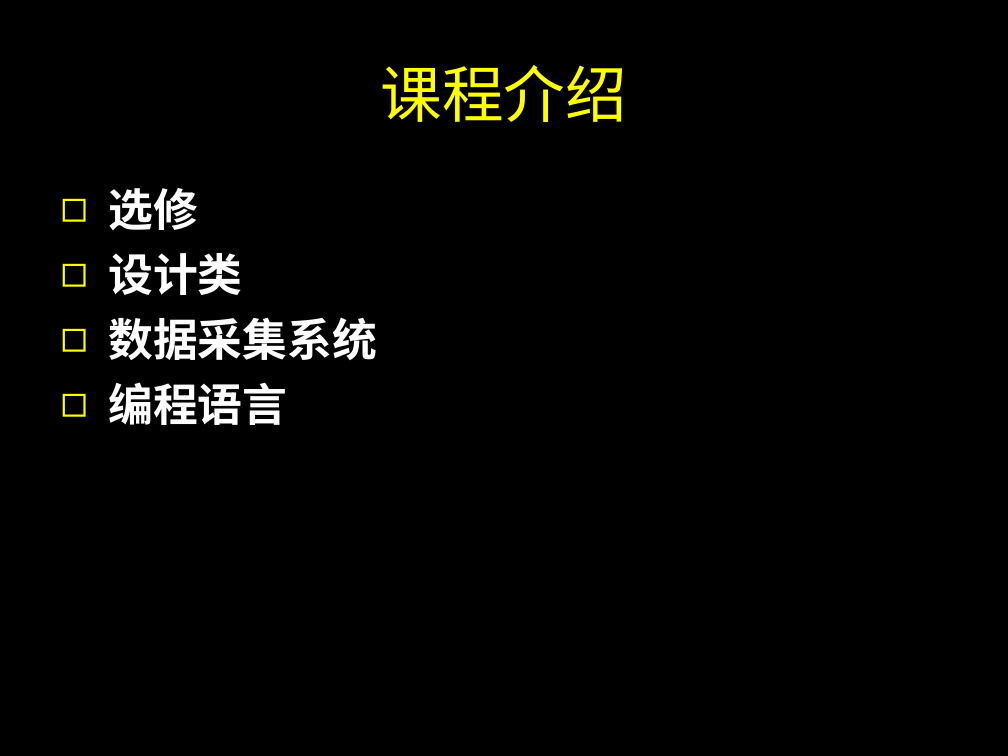
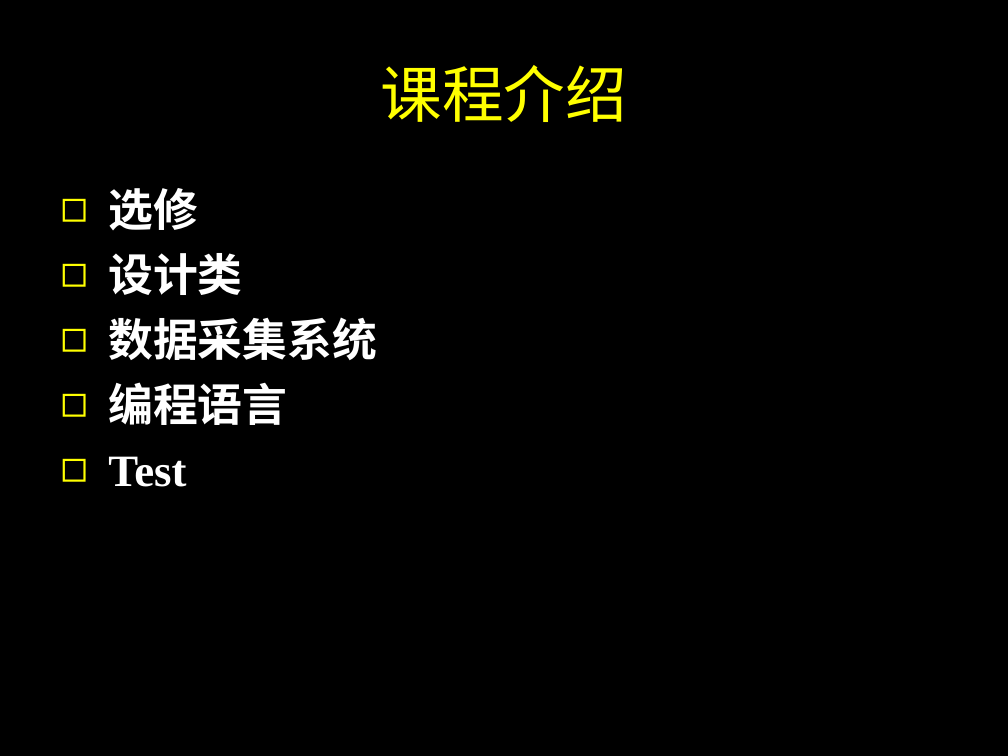
Before and after one commit to SJTUCourse/BI450, a slide deck: slide 2 of Lectures/Lecture 1.ppt. Drawn at 1008x756 pixels with LibreOffice and Linux fonts; fonts in the diff are those of the drawing. Boxes give left, top, right and bottom in pixels: in the first picture for what was removed or moved away, otherwise in the second. Text is boxed around its words. In the diff, an @@ line names an element or a change of style, - is before the commit and + after.

Commit message:
Test
Test

```diff
--- a/Lectures/Lecture 1.ppt
+++ b/Lectures/Lecture 1.ppt
@@ text at (108,456,186,487): paragraph added @@
+◻ Test
```
